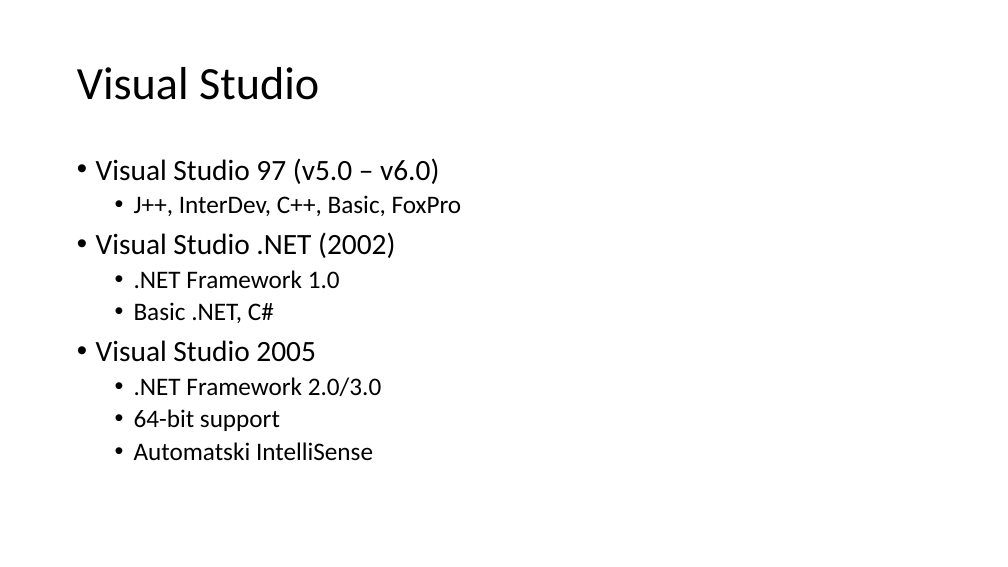
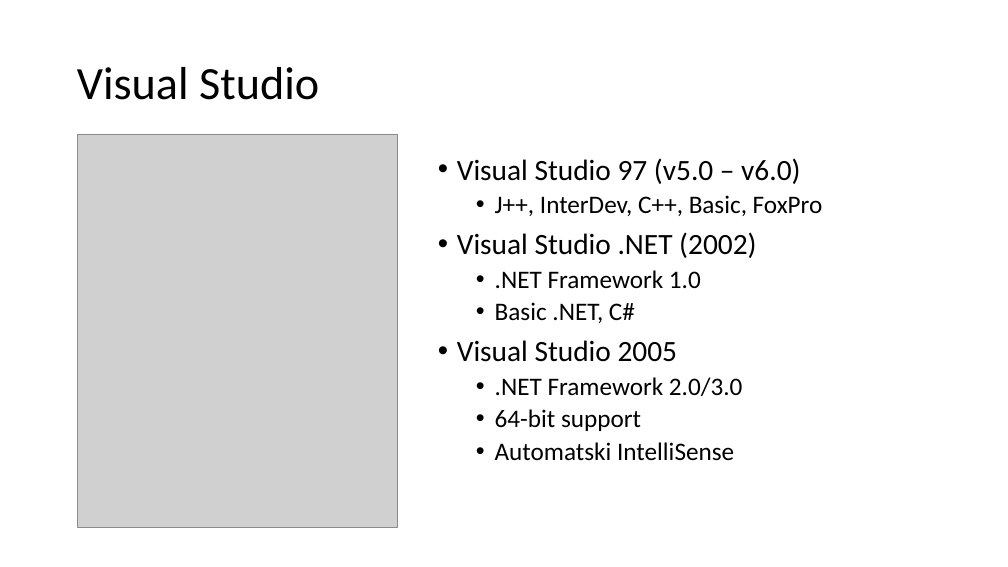
Before and after one commit to mmssniper/angular-workshop, a slide deck: slide 1 of prezentacije/1-3 Alati u razvoju.pptx (slide 2 before the commit). Drawn at 1008x567 pixels with LibreOffice and Linux fonts; fonts in the diff are those of the drawing; grey boxes stand for pictures. Boxes give left, top, right and bottom in pixels: in the first picture for what was removed or moved away, otherwise in the second. Text is boxed around its words. In the diff, an @@ line names an element or a change of style, - is before the commit and + after.

```diff
--- a/prezentacije/1-3 Alati u razvoju.pptx
+++ b/prezentacije/1-3 Alati u razvoju.pptx
@@ picture added at box(78, 134, 398, 528) @@
@@ text "Visual Studio 97 (v5.0 – ...": place and size @@
-text "Visual Studio 97 (v5.0 – ..." at box(96, 158, 462, 461)
+text "Visual Studio 97 (v5.0 – ..." at box(457, 158, 823, 461)
```
Also in this commit, not shown: 8 other slides changed, 6 slides added, 2 slides removed.
